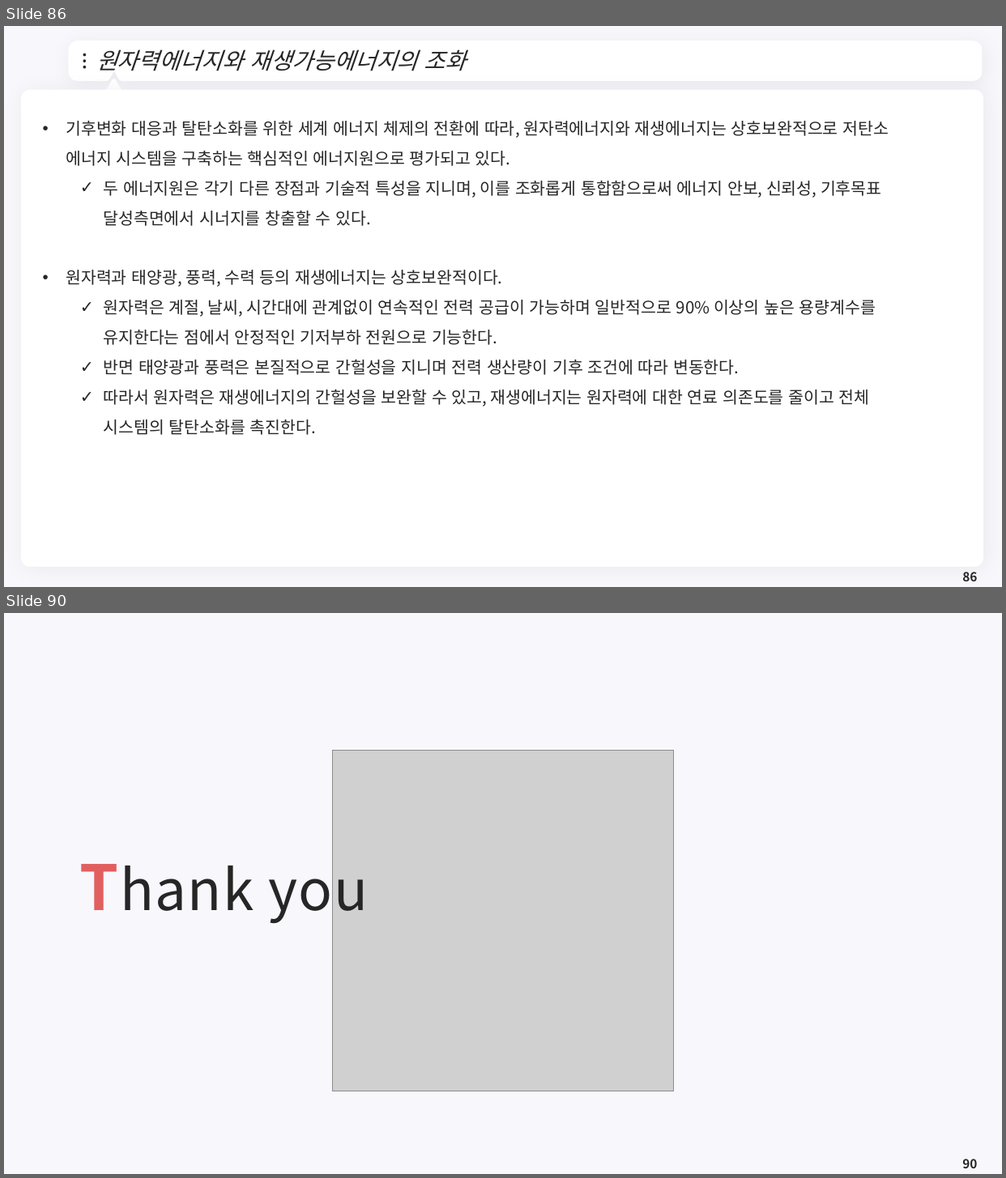
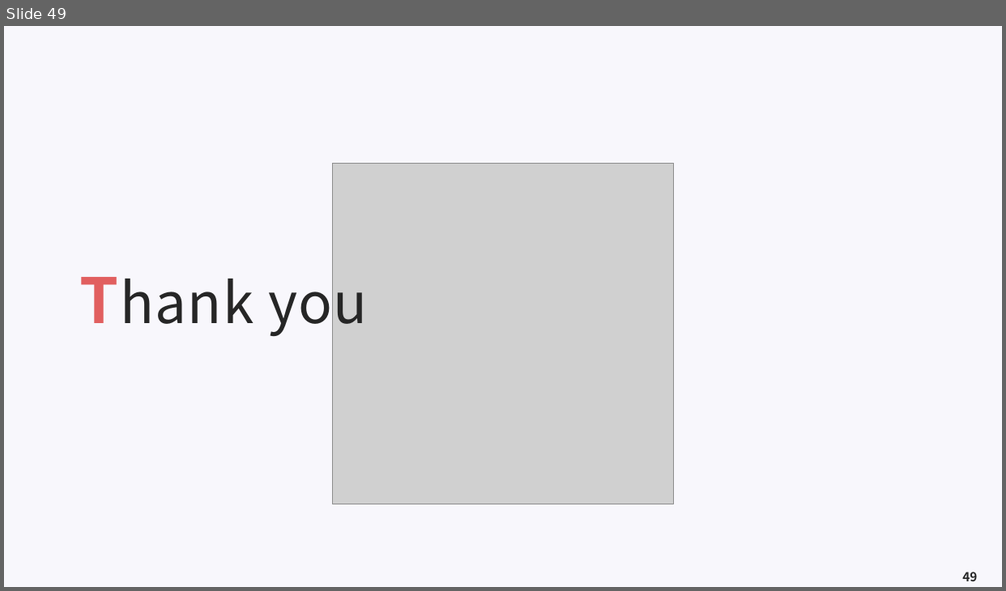
Before and after one commit to meandthey/Teaching, a slide deck: 에너지경제학/자원에너지경제학_Chapter_6 (재생에너지).pptx. Shown one above the other, each under a label of ours: slides 86 and 90 before the commit, slide 49 after it; the slides between them are not shown. The pictures are 1006x1178 and 1006x591 pixels, drawn with LibreOffice and Linux fonts; fonts in the diff are those of the drawing; grey boxes stand for pictures; background and template pictures are left out. Boxes give left, top, right and bottom in pixels: in the first picture for what was removed or moved away, otherwise in the second. Text is boxed around its words. In the diff, an @@ line names an element or a change of style, - is before the commit and + after.

```diff
--- a/에너지경제학/자원에너지경제학_Chapter_6 (재생에너지).pptx
+++ b/에너지경제학/자원에너지경제학_Chapter_6 (재생에너지).pptx
@@ slide 86 removed at [4, 26, 1002, 587], background #F8F7FC @@
@@ freeform shape removed at [72, 45, 978, 78] @@
@@ title removed at [96, 49, 467, 71] @@
-원자력에너지와 재생가능에너지의 조화
@@ ellipse removed at [83, 54, 87, 57] @@
@@ ellipse removed at [83, 60, 87, 62] @@
@@ ellipse removed at [83, 66, 87, 69] @@
@@ freeform shape removed at [958, 56, 967, 67] @@
@@ rounded rectangle removed at [21, 90, 984, 567] @@
@@ triangle removed at [105, 80, 122, 96] @@
@@ text removed at [66, 121, 889, 435] @@
-• 기후변화 대응과 탈탄소화를 위한 세계 에너지 체제의 전환에 따라, 원자력에너지와 재생에너지는 상호보완적으로 저탄소 에너지 시스템을 구축하는 핵심적인 에너지원으로 평가되고 있다.
-  ✓ 두 에너지원은 각기 다른 장점과 기술적 특성을 지니며, 이를 조화롭게 통합함으로써 에너지 안보, 신뢰성, 기후목표 달성측면에서 시너지를 창출할 수 있다.
-• 원자력과 태양광, 풍력, 수력 등의 재생에너지는 상호보완적이다.
-  ✓ 원자력은 계절, 날씨, 시간대에 관계없이 연속적인 전력 공급이 가능하며 일반적으로 90% 이상의 높은 용량계수를 유지한다는 점에서 안정적인 기저부하 전원으로 기능한다.
-  ✓ 반면 태양광과 풍력은 본질적으로 간헐성을 지니며 전력 생산량이 기후 조건에 따라 변동한다.
-  ✓ 따라서 원자력은 재생에너지의 간헐성을 보완할 수 있고, 재생에너지는 원자력에 대한 연료 의존도를 줄이고 전체 시스템의 탈탄소화를 촉진한다.
@@ page number removed at [962, 572, 977, 582] @@
-86
@@ what was slide 90 is now slide 49 @@
@@ page number at [962, 572, 977, 582]: text changed @@
-90
+49
```
Also in this commit, not shown: 4 slides changed, 40 other slides removed, 1 other file.
